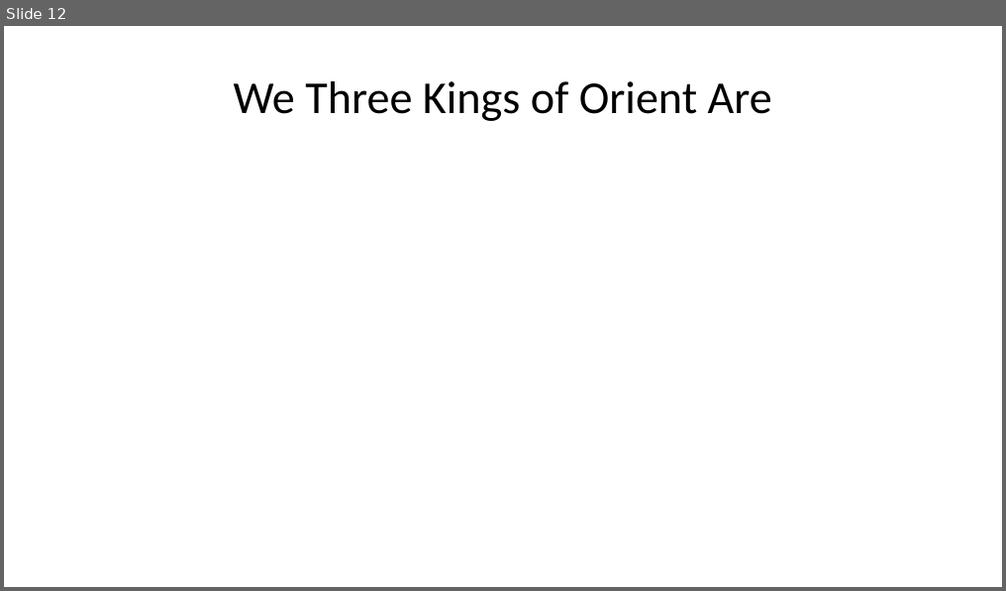
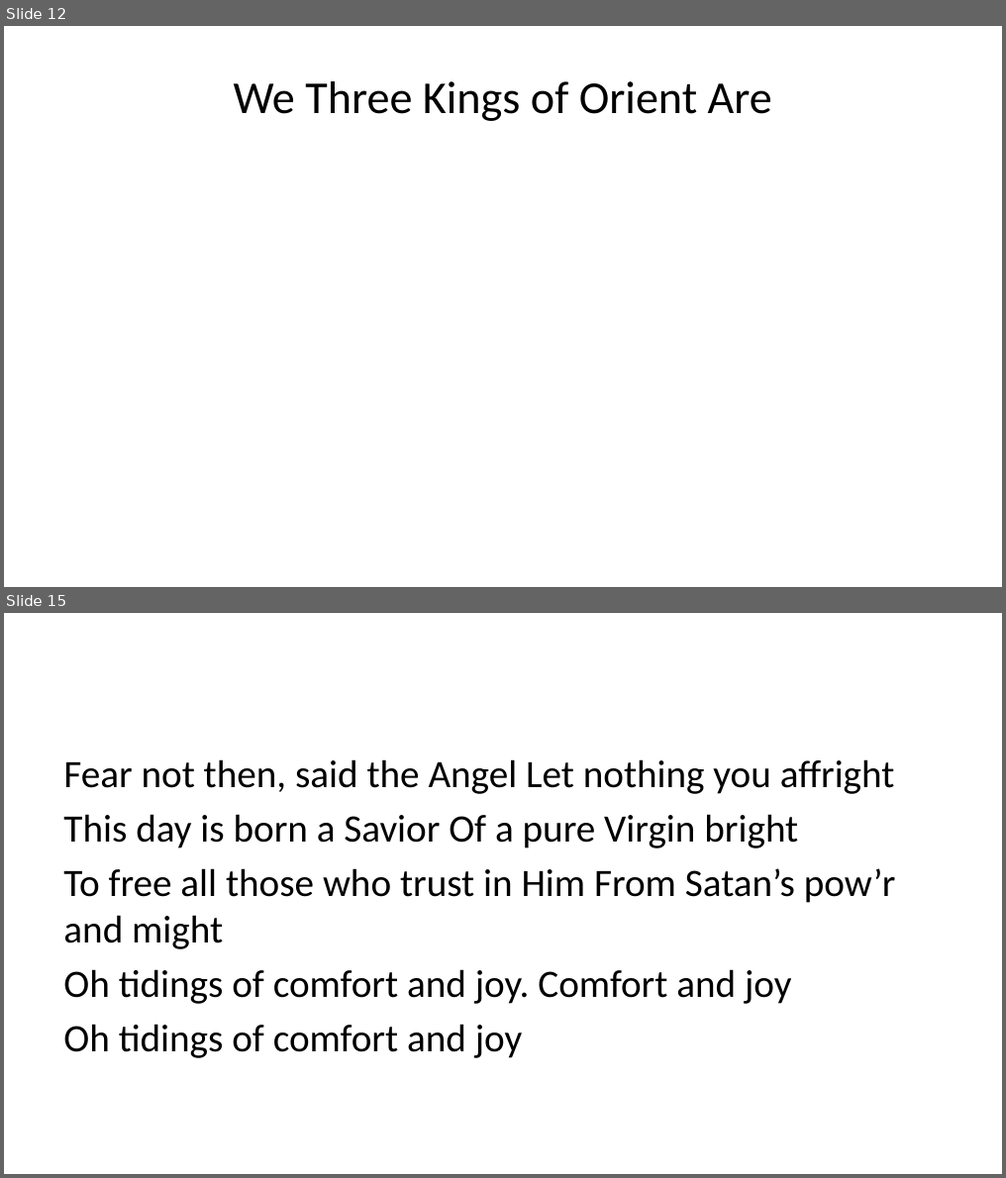
Before and after one commit to jcsalo/patient_education, a slide deck: christmas2004.pptx. Shown one above the other, each under a label of ours: slide 12 before the commit, slides 12 and 15 after it; the slides between them are not shown. The pictures are 1006x591 and 1006x1178 pixels, drawn with LibreOffice and Linux fonts; fonts in the diff are those of the drawing. Boxes give left, top, right and bottom in pixels: in the first picture for what was removed or moved away, otherwise in the second. Text is boxed around its words. In the diff, an @@ line names an element or a change of style, - is before the commit and + after.

```diff
--- a/christmas2004.pptx
+++ b/christmas2004.pptx
@@ slide 15 added at (4, 613, 1002, 1174), background #FFFFFF @@
@@ text added at (63, 760, 896, 1059), 28 pt, text #000000 @@
+Fear not then, said the Angel Let nothing you affright
+This day is born a Savior Of a pure Virgin bright
+To free all those who trust in Him From Satan’s pow’r and might
+Oh tidings of comfort and joy. Comfort and joy
+Oh tidings of comfort and joy
```
Also in this commit, not shown: 3 slides changed, 1 other slide added, 43 other files.
